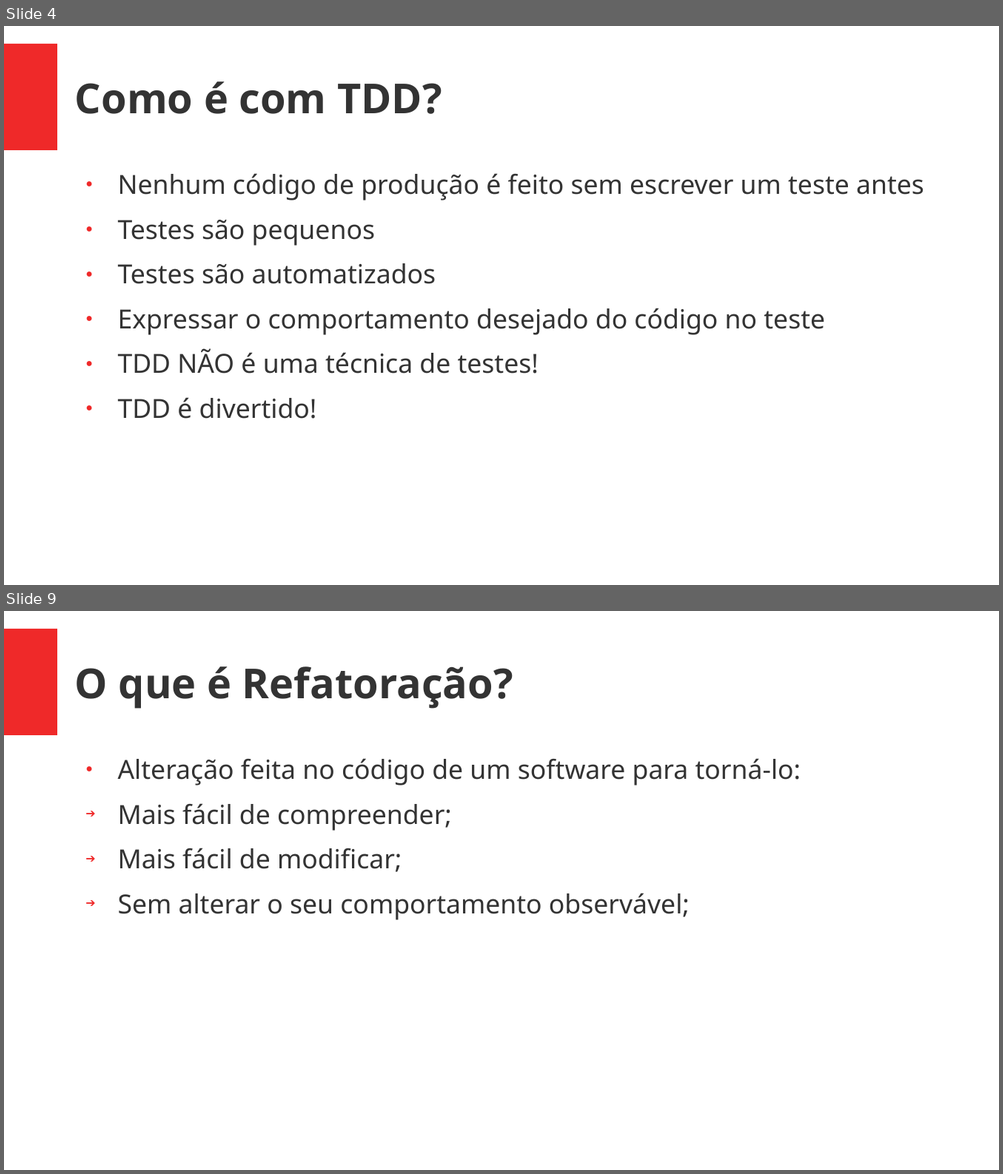
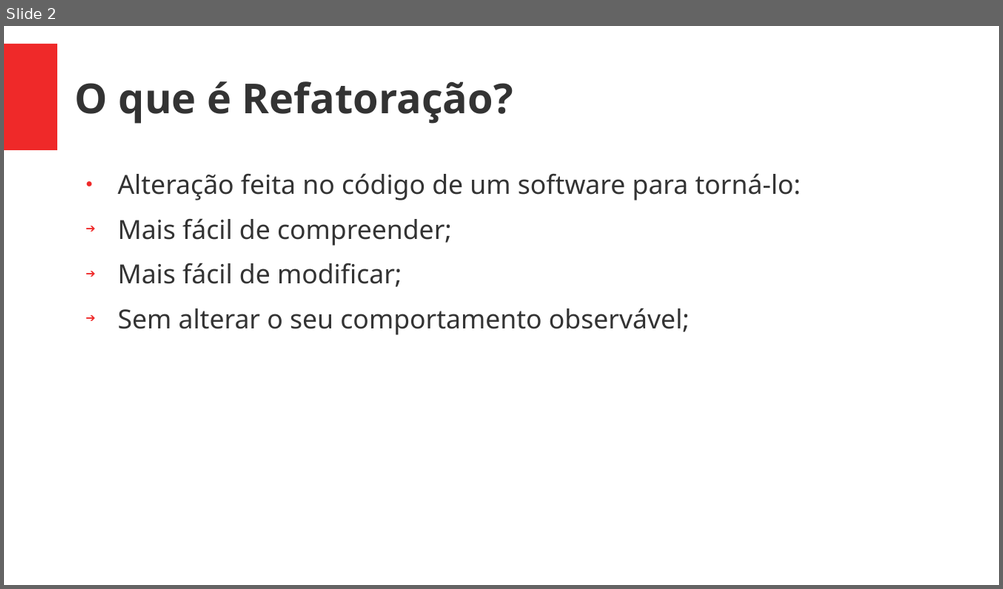
Before and after one commit to Geofisicando/C-orientado-a-testes, a slide deck: slides/refatoracao.pptx. Shown one above the other, each under a label of ours: slides 4 and 9 before the commit, slide 2 after it; the slides between them are not shown. The pictures are 1003x1174 and 1003x589 pixels, drawn with LibreOffice and Linux fonts; fonts in the diff are those of the drawing. Boxes give left, top, right and bottom in pixels: in the first picture for what was removed or moved away, otherwise in the second. Text is boxed around its words. In the diff, an @@ line names an element or a change of style, - is before the commit and + after.

```diff
--- a/slides/refatoracao.pptx
+++ b/slides/refatoracao.pptx
@@ slide 4 removed at <box>4,26,999,585</box>, background #FFFFFF; not listed: 1 template element that a slide beside it also shows @@
@@ text removed at <box>75,82,442,114</box> @@
-Como é com TDD?
@@ text removed at <box>118,173,924,419</box> @@
-● Nenhum código de produção é feito sem escrever um teste antes
-● Testes são pequenos
-● Testes são automatizados
-● Expressar o comportamento desejado do código no teste
-● TDD NÃO é uma técnica de testes!
-● TDD é divertido!
@@ what was slide 9 is now slide 2 @@
```
Also in this commit, not shown: 1 slide changed, 6 other slides removed, 5 other files.
